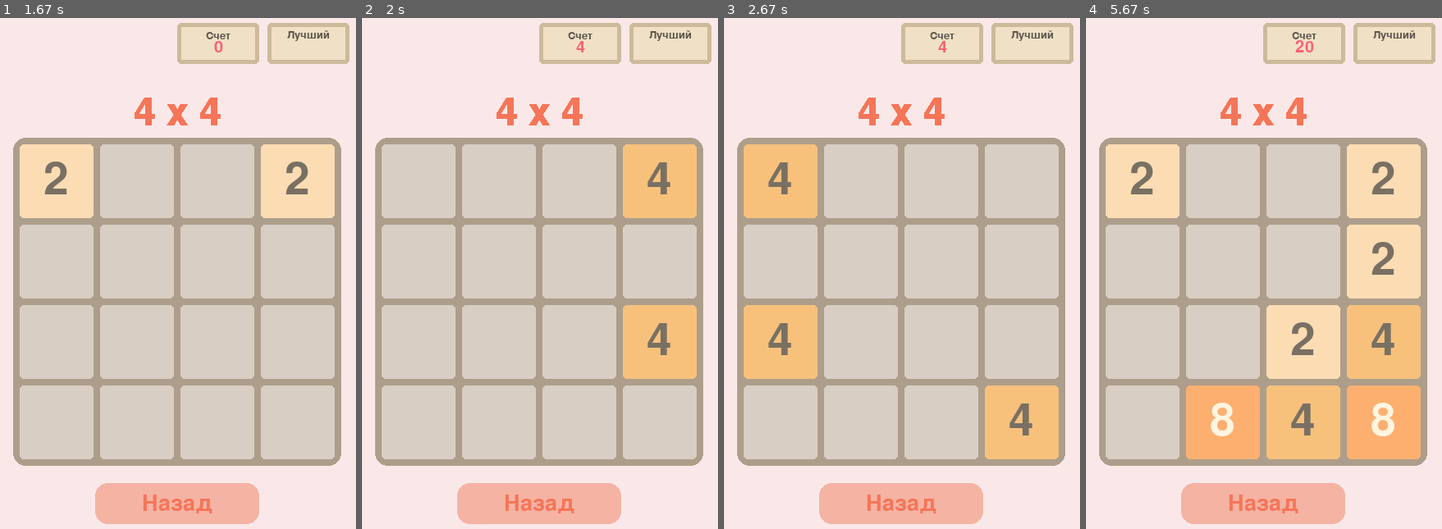
Above: before the commit, frames 1-4 (left to right).
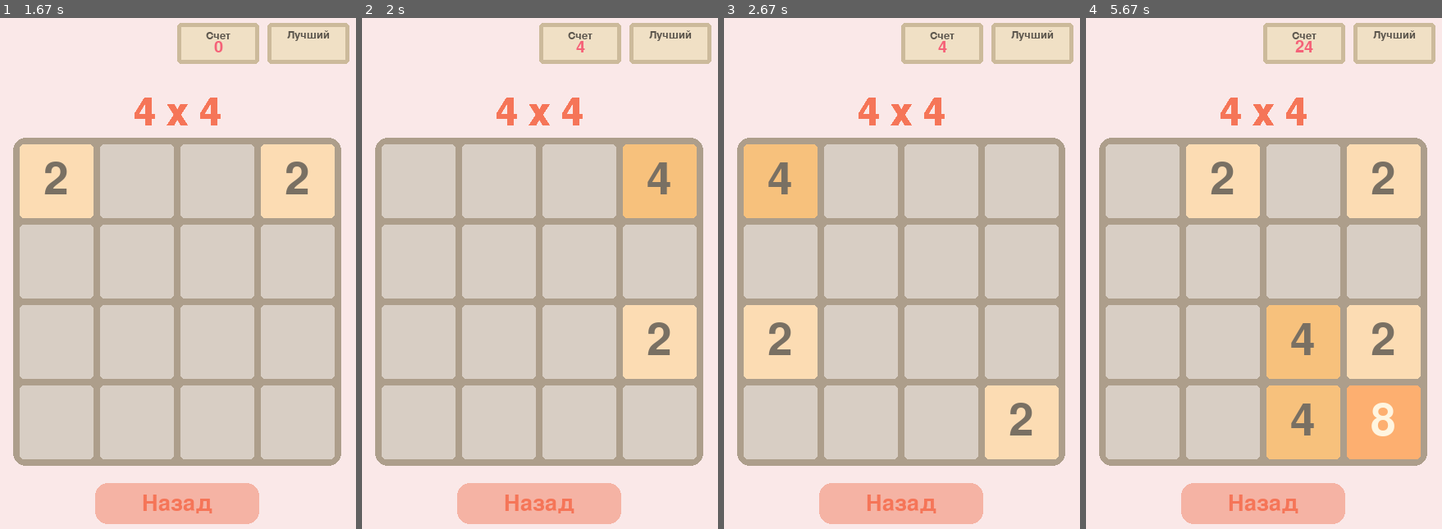
Above: after the commit, the same moments.

Repository: NaFo61/2048_Pygame
Game: pygame game, started from game/main.py
The game is run twice, just before and just after one commit, with the same random seed, the same clock (stepped at 60 frames per second) and the same inputs.
Inputs:
- Up to frame 1 (1.67 s): click "Играть" at 0.38 s; click "4 x 4" at 0.72 s; hold Right 1-1.47 s; hold Up from 1.5 s (still down)
- Up to frame 2 (2 s): release Up at 1.8 s; hold Right from 1.83 s (still down)
- Up to frame 3 (2.67 s): release Right at 2.3 s; hold Left from 2.33 s (still down)
- Up to frame 4 (5.67 s): release Left at 2.87 s; hold Down 2.9-3.2 s; hold Left 3.23-3.63 s; hold Up 3.67-4.03 s; hold Right 4.07-4.7 s; hold Down 4.73-5.1 s; hold Left 5.13-5.6 s; hold Right from 5.63 s (still down)

Frame 1 is identical in both runs. In frame 2, 2.9% of the frame differs, in the area x 73-95%, y 56-71%; in frame 3, 5.8%; in frame 4, 18%, in the area x 5-95%, y 4-87%.

Commit message:
Update chances

Diff:
--- /dev/null
+++ b/fdfd.py
@@ -0,0 +1,7 @@
+import random
+
+chance_2 = 90
+chance_4 = 10
+if chance_2 + chance_4 != 100:
+    raise ValueError("Error chances")
+lst_with_chances = [2 * chance_2, 4 * chance_4,]
--- a/game/main.py
+++ b/game/main.py
@@ -4,8 +4,8 @@
 
 import pygame
 
+import funcs
 import style
-import funcs
 
 
 class Board:
@@ -14,6 +14,8 @@
         self.top = 150
 
         self.screen_size = screen_size
+
+        self.points = 0
 
         self.level = settings.get("level")
         self.value = settings.get("value")
@@ -170,17 +172,41 @@
     def check_empty_cells(self):
         return not all(all(line) for line in self.board)
 
-    def fill_random_cells(self):
-        number = random.choice((2, 4))
+    def find_empty_cells(self):
         empty_cells = [
             (i, j)
             for i in range(self.value)
             for j in range(self.value)
             if self.board[i][j] == 0
         ]
+        return empty_cells
+    def fill_random_cells(self):
+        # Шансы на выпадение чисел
+        chances = {
+            "2": 90,  # Шанс на выпадение числа <2>
+            "4": 10,  # Шанс на выпадение числа <4>
+            "G": 25,  # Шанс на появление гема
+        }
+
+        # Проверка, что сумма шансов равна 100
+        chances_random_cells = list(chances.items())[:2]
+        if sum(map(lambda x: x[1], chances_random_cells)) != 100:
+            raise ValueError("Error: Chances do not add up to 100")
+
+        lst_with_chances = [
+            int(number) for number, chance in chances_random_cells for _ in range(chance)
+        ]
+
+        number = random.choice(lst_with_chances)
+
+        # Поиск пустых ячеек
+        empty_cells = self.find_empty_cells()
+
+        # Выбор случайной пустой ячейки для числа
         rd_empty_cell = random.choice(empty_cells)
         row, col = rd_empty_cell
         self.board[row][col] = number
+
 
     def move_left(self):
         self.board = [
@@ -257,7 +283,6 @@
 
 class Game(LoginBoard):
     def __init__(self, screen_size, settings):
-        self.points = 0
         super().__init__(screen_size, settings)
 
     def move(self, key):
@@ -365,7 +390,7 @@
         button_y_1 = height // 2
 
         play_button_rect = pygame.Rect(
-            button_x_1 - 100, button_y_1 - 25, 200, 50
+            button_x_1 - 100, button_y_1 - 25, 200, 50,
         )
 
         pygame.draw.rect(
